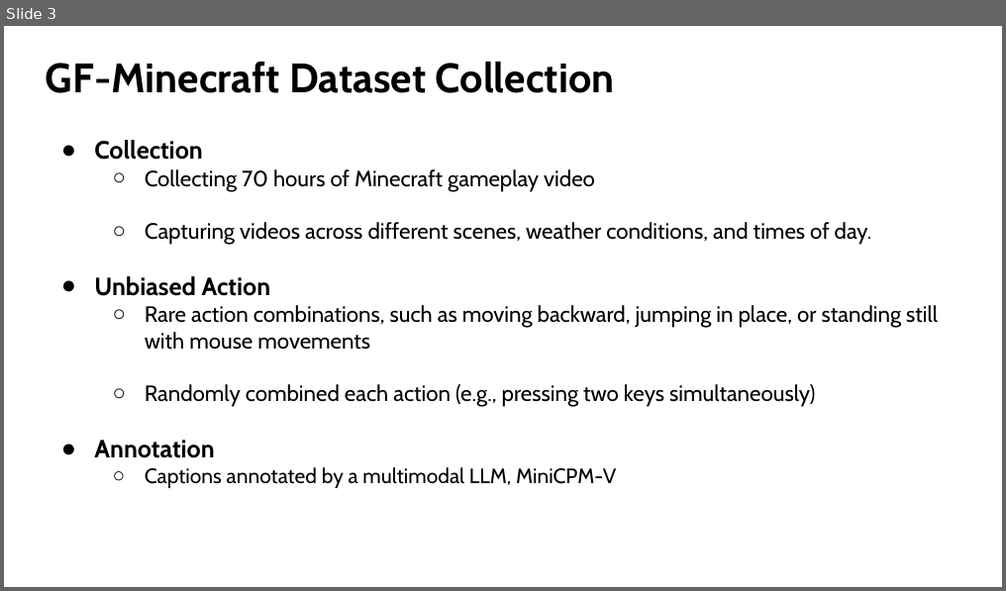
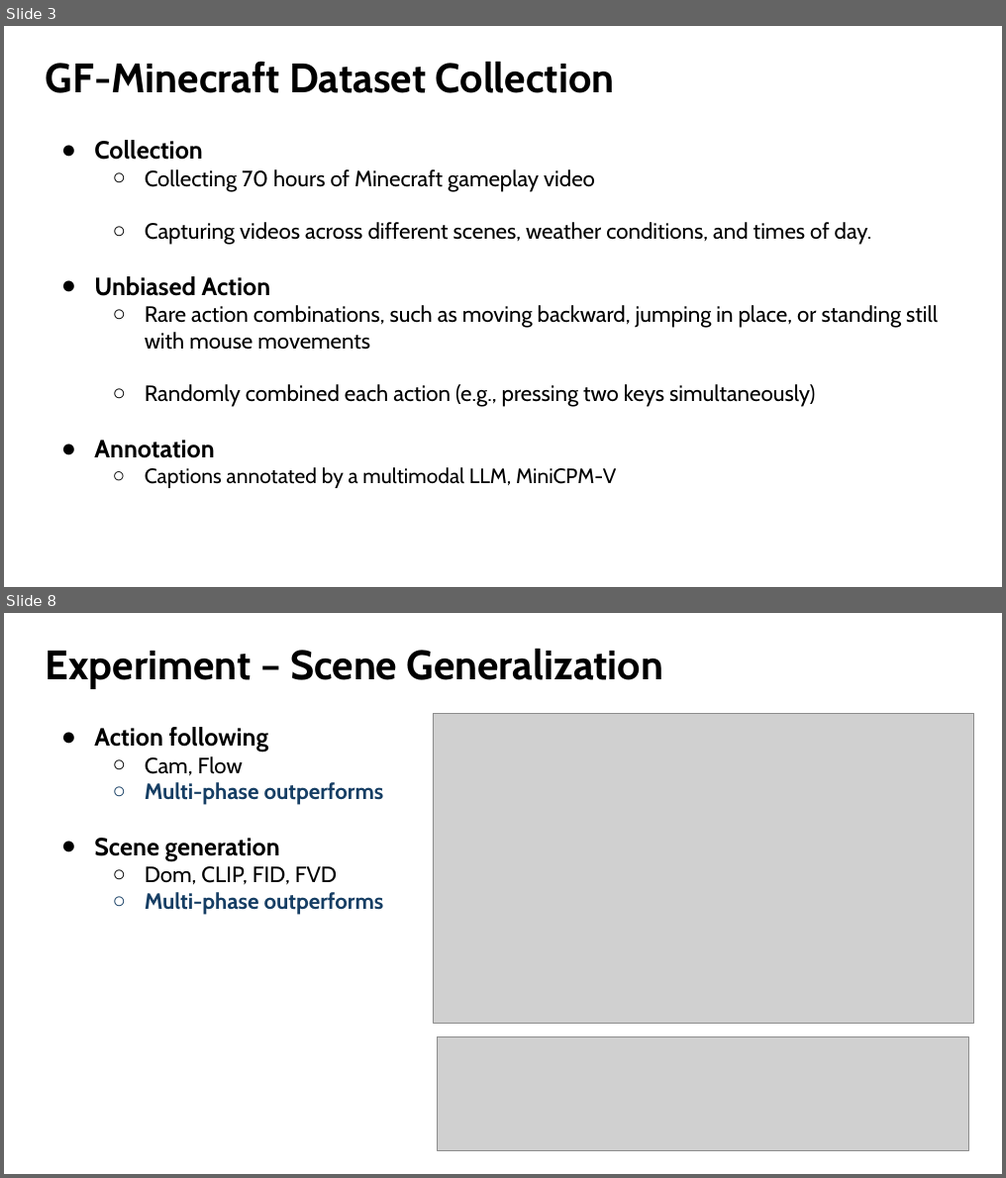
Before and after one commit to Lukelaitw/2025-VLL-undergraduate-research, a slide deck: week4/VLL_4_GameFactory_1103.pptx. Shown one above the other, each under a label of ours: slide 3 before the commit, slides 3 and 8 after it; the slides between them are not shown. The pictures are 1006x591 and 1006x1178 pixels, drawn with LibreOffice and Linux fonts; fonts in the diff are those of the drawing; grey boxes stand for pictures. Boxes give left, top, right and bottom in pixels: in the first picture for what was removed or moved away, otherwise in the second. Text is boxed around its words. In the diff, an @@ line names an element or a change of style, - is before the commit and + after.

```diff
--- a/week4/VLL_4_GameFactory_1103.pptx
+++ b/week4/VLL_4_GameFactory_1103.pptx
@@ slide 8 added at (4,613,1002,1174), background #FFFFFF @@
@@ title added at (46,648,663,689), 39.6 pt, text #000000, bold @@
+Experiment – Scene Generalization
@@ text added at (94,727,384,915), 21.3 pt, text #000000, bold @@
+● Action following
+  ○ Cam, Flow
+  ○ Multi-phase outperforms
+● Scene generation
+  ○ Dom, CLIP, FID, FVD
+  ○ Multi-phase outperforms
@@ picture added at (433,714,973,1023) @@
@@ picture added at (438,1038,969,1151) @@
```
Also in this commit, not shown: 2 slides changed, 5 other slides added.
